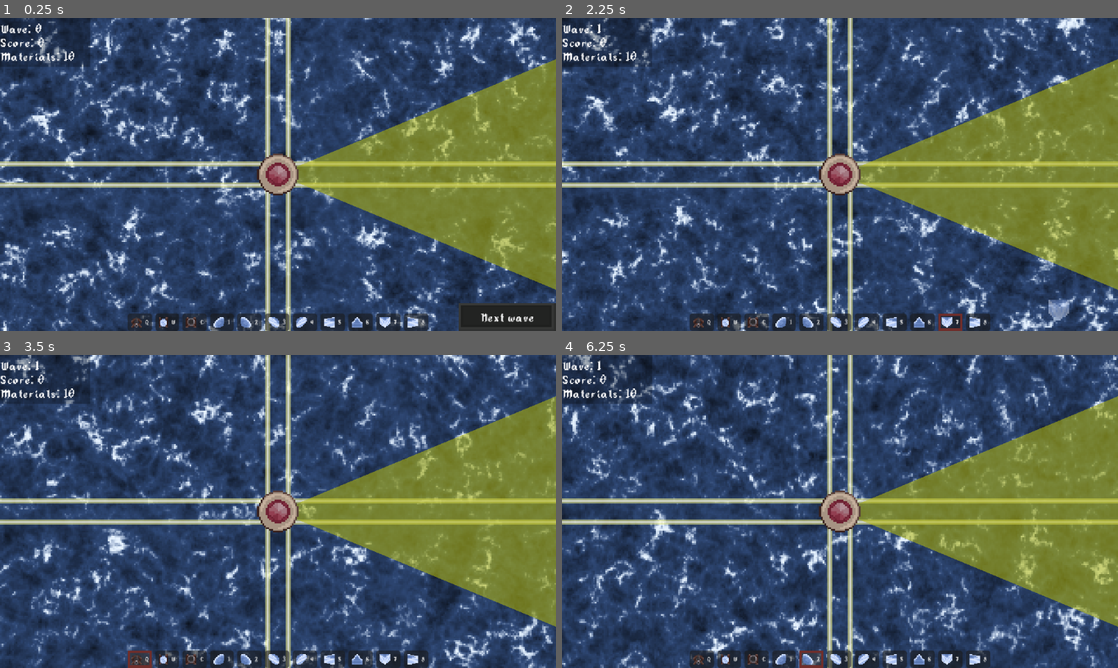
Above: before the commit, frames 1-4 (two rows, left to right).
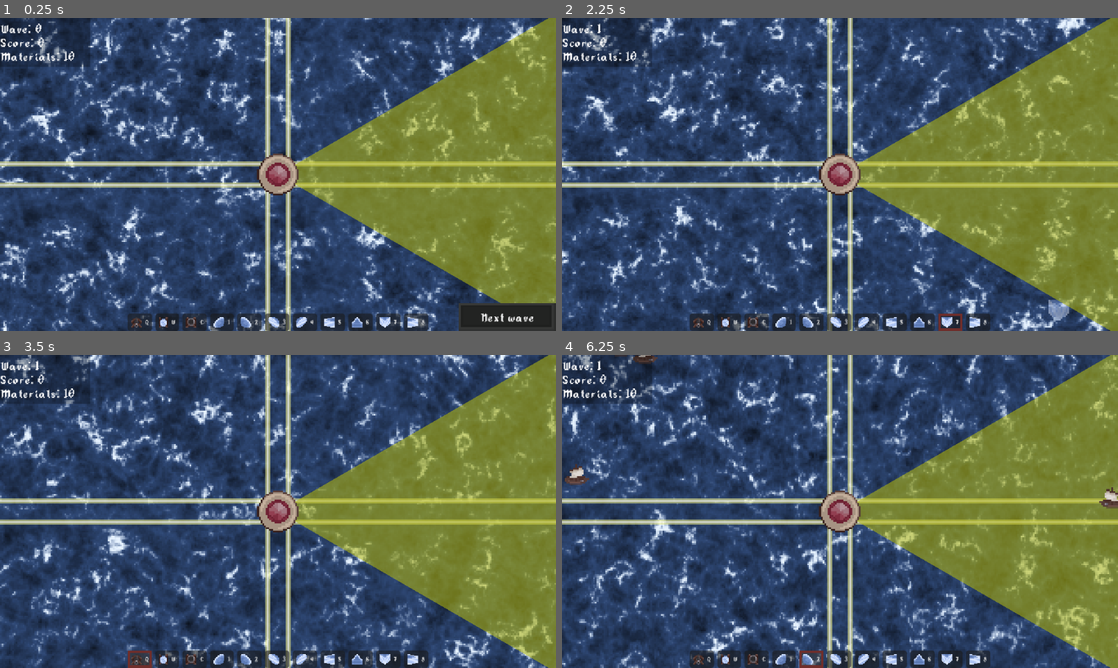
Above: after the commit, the same moments.

Repository: TrueHopolok/gj_solarnight
Game: Godot game, scene res://scenes/main_game_scene/main_game_scene.tscn
The game is run twice, just before and just after one commit, with the same random seed, the same clock (stepped at 60 frames per second) and the same inputs. Sound files missing from this copy of the repository are replaced by a short silence.
Inputs:
- Up to frame 1 (0.25 s): no input
- Up to frame 2 (2.25 s): click "6" at 0.5 s; click "7" at 1.25 s; click "Next wave" at 2 s
- Up to frame 3 (3.5 s): click "Q" at 2.75 s
- Up to frame 4 (6.25 s): click "W" at 3.5 s; click "E" at 4.25 s; click "1" at 5 s; click "2" at 5.75 s

The runs differ from the first frame. In frame 1, 6.8% of the frame differs, in the area x 53-100%, y 0-92%; in frame 2, 7.3%; in frame 3, 7.3%; in frame 4, 7.7%, in the area x 0-100%, y 0-100%.

Commit message:
major balance changes

Diff:
--- a/assets/build_list/build_list.tres
+++ b/assets/build_list/build_list.tres
@@ -23,6 +23,7 @@
 [sub_resource type="Resource" id="Resource_eem80"]
 script = ExtResource("1_7ewgr")
 scene = ExtResource("9_pblee")
+price = 5
 preview = SubResource("AtlasTexture_pblee")
 metadata/_custom_type_script = "uid://ddlsqsg032paw"
 
@@ -33,6 +34,7 @@
 [sub_resource type="Resource" id="Resource_838gh"]
 script = ExtResource("1_7ewgr")
 scene = ExtResource("10_fq1x2")
+price = 10
 preview = SubResource("AtlasTexture_fq1x2")
 metadata/_custom_type_script = "uid://ddlsqsg032paw"
 
@@ -43,6 +45,7 @@
 [sub_resource type="Resource" id="Resource_p64n2"]
 script = ExtResource("1_7ewgr")
 scene = ExtResource("11_c2mrs")
+price = 20
 preview = SubResource("AtlasTexture_c2mrs")
 metadata/_custom_type_script = "uid://ddlsqsg032paw"
 
--- a/scenes/building/mirror/mirror.tscn
+++ b/scenes/building/mirror/mirror.tscn
@@ -14,6 +14,7 @@
 collision_layer = 3
 collision_mask = 0
 script = ExtResource("1_2u7ob")
+initial_health = 4
 
 [node name="Sprite2D" type="Sprite2D" parent="." unique_id=375172614]
 texture = SubResource("AtlasTexture_2u7ob")
--- a/scenes/building/sun/sun.gd
+++ b/scenes/building/sun/sun.gd
@@ -1,7 +1,7 @@
 extends StaticBody2D
 
 const PULSE_TIME: float = 0.2
-const PROJECTOR_ANGLE: float = 45.0
+const PROJECTOR_ANGLE: float = 60
 const ROTATION_SPEED: float = TAU / 3.0
 
 @export var initial_health: int = 100
--- a/scenes/building/sun/sun.tscn
+++ b/scenes/building/sun/sun.tscn
@@ -20,6 +20,7 @@
 collision_layer = 3
 collision_mask = 0
 script = ExtResource("1_vlfx2")
+initial_health = 200
 
 [node name="ProjectorVisual" type="Polygon2D" parent="." unique_id=806560964]
 unique_name_in_owner = true
--- a/scenes/building/tower/canon.tscn
+++ b/scenes/building/tower/canon.tscn
@@ -87,6 +87,7 @@
 script = ExtResource("2_d30og")
 reload_time = 1.5
 projectile = ExtResource("2_nb2ud")
+initial_health = 40
 
 [node name="SunPolygon" type="Sprite2D" parent="." unique_id=919555537]
 modulate = Color(1, 1, 1, 0.8)
--- a/scenes/building/tower/laser.tscn
+++ b/scenes/building/tower/laser.tscn
@@ -71,8 +71,9 @@
 }]
 
 [node name="Laser" unique_id=1512153694 instance=ExtResource("1_uwytl")]
-reload_time = 6.0
+reload_time = 4.5
 projectile = ExtResource("2_ae7y3")
+initial_health = 30
 
 [node name="Sprite" parent="." index="1" unique_id=1941252386]
 sprite_frames = SubResource("SpriteFrames_8ufgs")
--- a/scenes/building/tower/laserbolt.gd
+++ b/scenes/building/tower/laserbolt.gd
@@ -1,7 +1,7 @@
 extends Node2D
 
 
-const DAMAGE: int = 4
+const DAMAGE: int = 1
 
 @export_flags_2d_physics var raycast_mask: int = 1
 @export_flags_2d_physics var shapecast_mask: int = 1
@@ -55,4 +55,4 @@
 	for v: Dictionary in  get_world_2d().direct_space_state.intersect_shape(shapecast_params):
 		var obj: Node = v.collider
 		if obj.has_method("damage"):
-			obj.damage(DAMAGE)
+			obj.damage(DAMAGE * 4 if obj.get('week_to_lasers') && obj.week_to_lasers else DAMAGE)
--- a/scenes/building/tower/mortar.tscn
+++ b/scenes/building/tower/mortar.tscn
@@ -107,5 +107,5 @@
 [node name="PlacedSFX" parent="." index="5" unique_id=1344402789]
 stream = ExtResource("6_q1465")
 
-[node name="ShootingSfx" parent="." index="6" unique_id=366450851]
+[node name="ShootingSfx" parent="." index="7" unique_id=366450851]
 _audio_streams = Array[AudioStream]([ExtResource("7_vukiu"), ExtResource("8_nr3i4"), ExtResource("9_w8y8h"), ExtResource("10_o2s3r")])
--- a/scenes/building/tower/mortar_round.gd
+++ b/scenes/building/tower/mortar_round.gd
@@ -1,8 +1,8 @@
 extends Node2D
 
 
-const DAMAGE: int = 16
-const RADIUS: float = 30.0
+const DAMAGE: int = 8
+const RADIUS: float = 5.0
 const DELAY: float = 0.5
 
 @export_flags_2d_physics var collision_mask: int = 1
--- a/scenes/building/tower/tower.gd
+++ b/scenes/building/tower/tower.gd
@@ -109,7 +109,7 @@
 	if target == null:
 		return
 
-	_reload_left = reload_time
+	_reload_left = randf_range(reload_time * 0.95, reload_time * 1.05)
 
 	var inst := projectile.instantiate()
 	inst.set(&"global_transform", global_transform)
--- a/scenes/enemy/enemy.gd
+++ b/scenes/enemy/enemy.gd
@@ -16,6 +16,8 @@
 @export var _materials_dropped: int = 2
 ## go straight for the sun
 @export var _ignore_buildings: bool = false
+## 2x dmg from lasers
+@export var week_to_lasers: bool = false
 
 @onready var _sun: Node2D = get_tree().get_first_node_in_group('sun')
 @onready var _proj_scene: PackedScene = preload('res://scenes/enemy/enemy_projectile/enemy_projectile.tscn')
--- a/scenes/enemy/enemy_shield/enemy_shield.gd
+++ b/scenes/enemy/enemy_shield/enemy_shield.gd
@@ -3,7 +3,7 @@
 
 
 ## 3 hp = 1 cannon
-var _health: int = 90
+var _health: int = 200
 
 @onready var sprite_2d: AnimatedSprite2D = $Sprite2D
 
--- a/scenes/enemy/enemy_type/enemy_blimp.tscn
+++ b/scenes/enemy/enemy_type/enemy_blimp.tscn
@@ -15,6 +15,11 @@
 size = Vector2(48.5, 16)
 
 [node name="Enemy" unique_id=840357590 instance=ExtResource("1_565ka")]
+_health = 360
+_attack_cooldown = 0.2
+_movement_speed = 5.0
+_materials_dropped = 20
+_ignore_buildings = true
 
 [node name="Sprite2D" parent="." index="0" unique_id=505247766]
 texture = SubResource("AtlasTexture_rafmu")
--- a/scenes/enemy/enemy_type/enemy_fodder.tscn
+++ b/scenes/enemy/enemy_type/enemy_fodder.tscn
@@ -14,6 +14,9 @@
 size = Vector2(24.5, 16)
 
 [node name="Enemy" unique_id=840357590 instance=ExtResource("1_us3ff")]
+_health = 12
+_attack_damage = 2
+_movement_speed = 12.0
 
 [node name="Sprite2D" parent="." index="0" unique_id=505247766]
 texture = SubResource("AtlasTexture_5f83u")
--- a/scenes/enemy/enemy_type/enemy_shield.tscn
+++ b/scenes/enemy/enemy_type/enemy_shield.tscn
@@ -17,12 +17,11 @@
 
 [node name="Enemy" unique_id=840357590 instance=ExtResource("1_1y5xm")]
 script = ExtResource("2_wr53y")
-_health = null
-_attack_damage = null
-_attack_cooldown = null
-_movement_speed = null
-_materials_dropped = null
-_ignore_buildings = null
+_health = 8
+_attack_damage = 3
+_attack_cooldown = 2.0
+_movement_speed = 16.0
+_materials_dropped = 8
 
 [node name="Sprite2D" parent="." index="0" unique_id=505247766]
 position = Vector2(-3, -3)
--- a/scenes/enemy/enemy_type/enemy_shooter.tscn
+++ b/scenes/enemy/enemy_type/enemy_shooter.tscn
@@ -9,6 +9,12 @@
 size = Vector2(80.5, 16)
 
 [node name="Enemy" unique_id=840357590 instance=ExtResource("1_7ar82")]
+_health = 16
+_attack_damage = 3
+_attack_cooldown = 0.75
+_movement_speed = 10.0
+_materials_dropped = 3
+week_to_lasers = true
 
 [node name="Sprite2D" parent="." index="0" unique_id=505247766]
 position = Vector2(-2, -2)
--- a/scenes/game_manager/game_manager.gd
+++ b/scenes/game_manager/game_manager.gd
@@ -24,74 +24,63 @@
 
 const ENEMY_SPAWN_INTERVAL: float = 0.2
 
-const ENEMY_BOSS_MIN_COST: int = 20
-const ENEMY_COMBO_MIN_COST: int = 100
-const ENEMY_DUO_MIN_COST: int = 10
-
-const ENEMY_BOSS_STARTING_WAVE: int = 10
-const ENEMY_COMBO_STARTING_WAVE: int = 5
-const ENEMY_DUO_STARTING_WAVE: int = 5
-
 var _enemy_spawn_queue: Array[SpawnItem]
 
+const ENEMY_BLIMP_WAVE: int = 15
+const ENEMY_SHIELD_WAVE: int = 10
+
 var _enemy_shop: Array[EnemyItem] = [
-	## SOLO:
-
-	# Fodder (increased spawn priority)
+	## Fodder (increased spawn priority)
 	EnemyItem.new(1, 2, [preload('res://scenes/enemy/enemy_type/enemy_fodder.tscn')]),
 	EnemyItem.new(1, 2, [preload('res://scenes/enemy/enemy_type/enemy_fodder.tscn')]),
 	EnemyItem.new(1, 2, [preload('res://scenes/enemy/enemy_type/enemy_fodder.tscn')]),
-	EnemyItem.new(1, 2, [preload('res://scenes/enemy/enemy_type/enemy_fodder.tscn')]),
-	EnemyItem.new(1, 2, [preload('res://scenes/enemy/enemy_type/enemy_fodder.tscn')]),
-
-	# Shooter (increased spawn priority)
-	EnemyItem.new(3, 5, [preload('res://scenes/enemy/enemy_type/enemy_shooter.tscn')]),
-	EnemyItem.new(3, 5, [preload('res://scenes/enemy/enemy_type/enemy_shooter.tscn')]),
-
-	# Blimp
-	EnemyItem.new(5, 10, [preload('res://scenes/enemy/enemy_type/enemy_blimp.tscn')]),
-
-	# Shield
-	EnemyItem.new(10, 15, [preload('res://scenes/enemy/enemy_type/enemy_shield.tscn')]),
-
-	## DUO:
+
+	## Shooter (increased spawn priority)
+	EnemyItem.new(3, 4, [preload('res://scenes/enemy/enemy_type/enemy_shooter.tscn')]),
+	EnemyItem.new(3, 4, [preload('res://scenes/enemy/enemy_type/enemy_shooter.tscn')]),
+
 
 	# Fodder + Shooter (increased spawn priority)
-	EnemyItem.new(4, 6, [preload('res://scenes/enemy/enemy_type/enemy_fodder.tscn'), preload('res://scenes/enemy/enemy_type/enemy_shooter.tscn')]),
-	EnemyItem.new(4, 6, [preload('res://scenes/enemy/enemy_type/enemy_fodder.tscn'), preload('res://scenes/enemy/enemy_type/enemy_shooter.tscn')]),
+	EnemyItem.new(5, 5, [preload('res://scenes/enemy/enemy_type/enemy_fodder.tscn'), preload('res://scenes/enemy/enemy_type/enemy_shooter.tscn')]),
+	EnemyItem.new(5, 5, [preload('res://scenes/enemy/enemy_type/enemy_fodder.tscn'), preload('res://scenes/enemy/enemy_type/enemy_shooter.tscn')]),
+
+	## Shield
+	EnemyItem.new(ENEMY_SHIELD_WAVE, 20, [preload('res://scenes/enemy/enemy_type/enemy_shield.tscn')]),
+
+	# Shield + Shooter
+	EnemyItem.new(12, 22, [preload('res://scenes/enemy/enemy_type/enemy_shield.tscn'), preload('res://scenes/enemy/enemy_type/enemy_shooter.tscn')]),
+
+	# Shield + 2xShooter
+	EnemyItem.new(14, 23, [preload('res://scenes/enemy/enemy_type/enemy_shield.tscn'), preload('res://scenes/enemy/enemy_type/enemy_shooter.tscn'), preload('res://scenes/enemy/enemy_type/enemy_shooter.tscn')]),
+
+	## Blimp
+	EnemyItem.new(ENEMY_BLIMP_WAVE, 75, [preload('res://scenes/enemy/enemy_type/enemy_blimp.tscn')]),
 
 	# Blimp + Shooter
-	EnemyItem.new(7, 12, [preload('res://scenes/enemy/enemy_type/enemy_blimp.tscn'), preload('res://scenes/enemy/enemy_type/enemy_shooter.tscn')]),
-
-	# Shield + Shooter
-	EnemyItem.new(12, 17, [preload('res://scenes/enemy/enemy_type/enemy_shield.tscn'), preload('res://scenes/enemy/enemy_type/enemy_shooter.tscn')]),
+	EnemyItem.new(16, 77, [preload('res://scenes/enemy/enemy_type/enemy_blimp.tscn'), preload('res://scenes/enemy/enemy_type/enemy_shooter.tscn')]),
 
 	# Shield + Blimp
-	EnemyItem.new(15, 20, [preload('res://scenes/enemy/enemy_type/enemy_shield.tscn'), preload('res://scenes/enemy/enemy_type/enemy_blimp.tscn')]),
-
-	## COMBO:
+	EnemyItem.new(18, 90, [preload('res://scenes/enemy/enemy_type/enemy_shield.tscn'), preload('res://scenes/enemy/enemy_type/enemy_blimp.tscn')]),
 
 	# Blimp + 2xShooter
-	EnemyItem.new(9, 13, [preload('res://scenes/enemy/enemy_type/enemy_blimp.tscn'), preload('res://scenes/enemy/enemy_type/enemy_shooter.tscn'), preload('res://scenes/enemy/enemy_type/enemy_shooter.tscn')]),
-
-	# Shield + 2xShooter
-	EnemyItem.new(14, 18, [preload('res://scenes/enemy/enemy_type/enemy_shield.tscn'), preload('res://scenes/enemy/enemy_type/enemy_shooter.tscn'), preload('res://scenes/enemy/enemy_type/enemy_shooter.tscn')]),
-
-	# 2xShield + 2xBlimp
-	EnemyItem.new(20, 18, [preload('res://scenes/enemy/enemy_type/enemy_shield.tscn'), preload('res://scenes/enemy/enemy_type/enemy_shield.tscn'), preload('res://scenes/enemy/enemy_type/enemy_blimp.tscn'), preload('res://scenes/enemy/enemy_type/enemy_blimp.tscn')]),
+	EnemyItem.new(20, 78, [preload('res://scenes/enemy/enemy_type/enemy_blimp.tscn'), preload('res://scenes/enemy/enemy_type/enemy_shooter.tscn'), preload('res://scenes/enemy/enemy_type/enemy_shooter.tscn')]),
+
+	# 2xBlimp
+	EnemyItem.new(25, 130, [preload('res://scenes/enemy/enemy_type/enemy_blimp.tscn'), preload('res://scenes/enemy/enemy_type/enemy_blimp.tscn')]),
 ]
 
 
 func _enemy_spawn_pos() -> Vector2i:
 	var vec: Vector2i
-	match randi_range(0, 2):
+	match randi_range(0, 3):
 		0:
-			vec = Vector2i(randi_range(-40, -30), randi_range(-30, 390))
+			vec = Vector2i(200, randi_range(-90, 90))
 		1:
-			vec = Vector2i(randi_range(670, 680), randi_range(-30, 390))
+			vec = Vector2i(-200, randi_range(-90, 90))
 		2:
-			vec = Vector2i(randi_range(-30, 50), [randi_range(-40, -30), randi_range(390, 400)].pick_random())
-	vec -= Vector2i(320, 180)
+			vec = Vector2i(randi_range(140, 200), [-120, 120].pick_random())
+		3:
+			vec = Vector2i(-randi_range(140, 200), [-120, 120].pick_random())
 	return vec
 
 
@@ -104,7 +93,7 @@
 
 
 func _enemy_solo_spawn(spawn: SpawnItem) -> void:
-	var enemy: Node2D = spawn.scene.instantiate() # TODO add enemy class_name
+	var enemy: Enemy = spawn.scene.instantiate()
 	enemy.global_position = spawn.pos
 	enemy.died.connect(
 		func(materials_dropped: int) -> void:
@@ -162,8 +151,13 @@
 	print("STARTING WAVE: %d  |  sm=%d" % [_wave_number, shopping_materials])
 
 	_enemy_shop.shuffle()
-	if _wave_number % 5 == 0 && _wave_number >= ENEMY_BOSS_STARTING_WAVE:
-		print("this probably should be a boss wave, but we do not have a boss T_T")
+	var enemy_wave_shop: Array[EnemyItem] = _enemy_shop.duplicate()
+	match _wave_number:
+		ENEMY_BLIMP_WAVE:
+			enemy_wave_shop.push_front(EnemyItem.new(ENEMY_BLIMP_WAVE, 75, [preload('res://scenes/enemy/enemy_type/enemy_blimp.tscn')]))
+		ENEMY_SHIELD_WAVE:
+			enemy_wave_shop.push_front(EnemyItem.new(ENEMY_SHIELD_WAVE, 20, [preload('res://scenes/enemy/enemy_type/enemy_shield.tscn')]))
+
 
 	while shopping_materials > 0:
 		var prev_shopping_materials: int = shopping_materials
